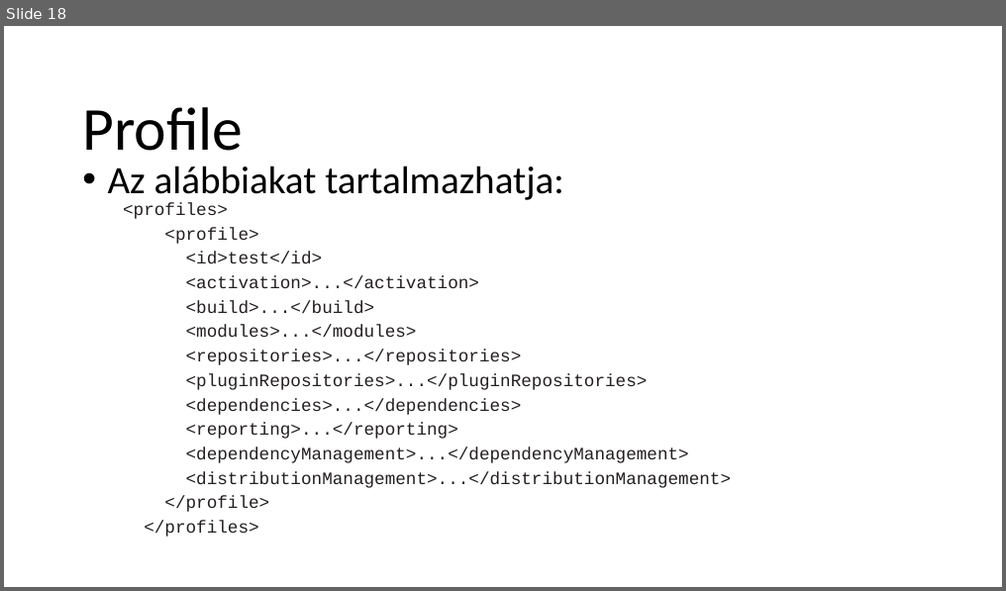
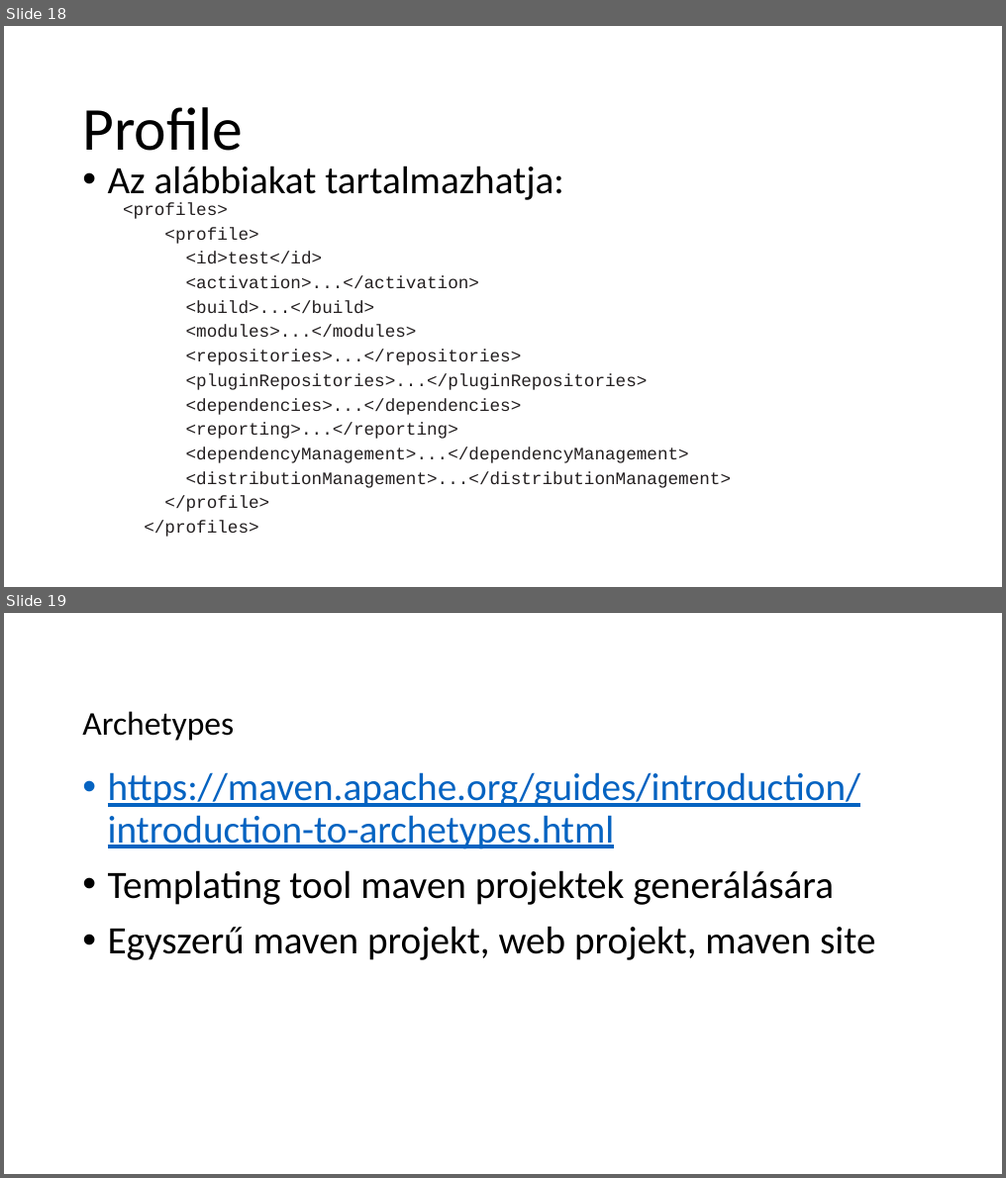
Before and after one commit to schonherz-java-ee-2016-spring/education, a slide deck: documentation/05_Maven/doc/Java training 23- Maven - Repositories & Dependency.pptx. Shown one above the other, each under a label of ours: slide 18 before the commit, slides 18 and 19 after it. The pictures are 1006x591 and 1006x1178 pixels, drawn with LibreOffice and Linux fonts; fonts in the diff are those of the drawing; background and template pictures are left out. Boxes give left, top, right and bottom in pixels: in the first picture for what was removed or moved away, otherwise in the second. Text is boxed around its words. In the diff, an @@ line names an element or a change of style, - is before the commit and + after.

```diff
--- a/documentation/05_Maven/doc/Java training 23- Maven - Repositories & Dependency.pptx
+++ b/documentation/05_Maven/doc/Java training 23- Maven - Repositories & Dependency.pptx
@@ slide 19 added at bbox=[4, 613, 1002, 1174], background picture (left out) @@
@@ title added at bbox=[82, 711, 234, 741], 24 pt, text #000000 @@
+Archetypes
@@ text added at bbox=[108, 772, 875, 960], 28 pt, text #000000 @@
+• https://maven.apache.org/guides/introduction/introduction-to-archetypes.html
+• Templating tool maven projektek generálására
+• Egyszerű maven projekt, web projekt, maven site
```
Also in this commit, not shown: 1 slide changed, 6 other files.
